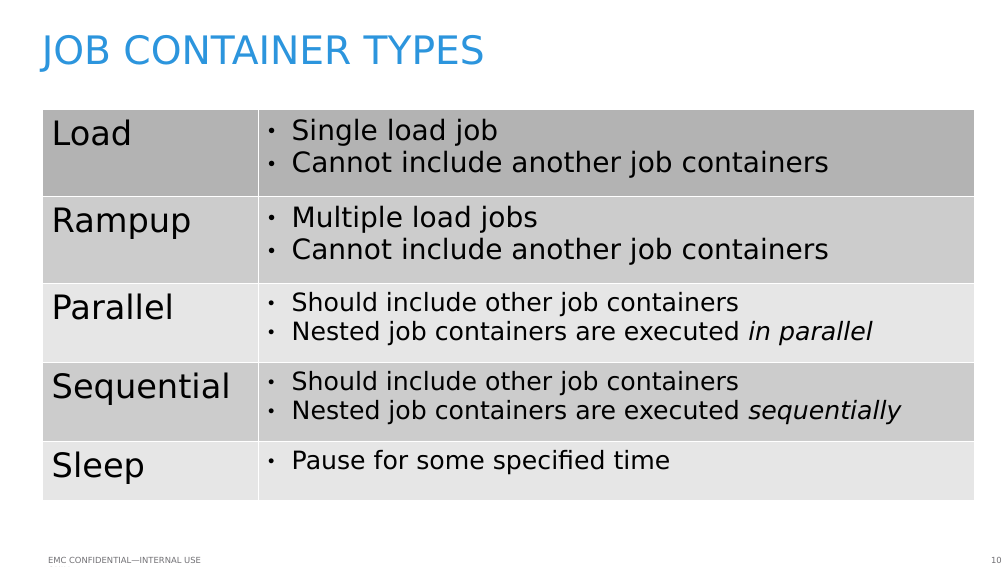
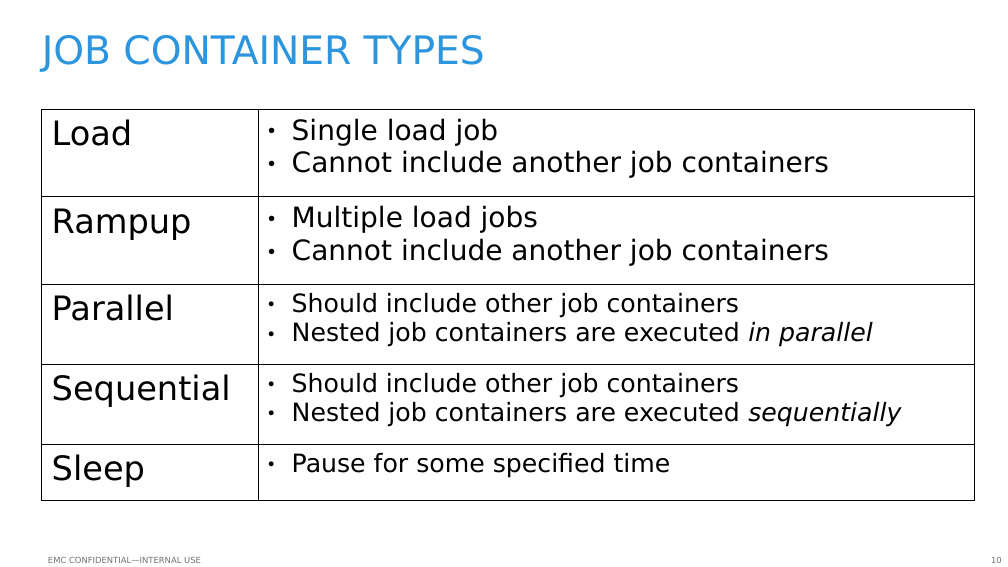
Before and after one commit to emc-mongoose/mongoose, a slide deck: slide 10 of doc/emcmongoosev2.odp. Drawn at 1008x567 pixels with LibreOffice and Linux fonts; fonts in the diff are those of the drawing; background and template pictures are left out. Boxes give left, top, right and bottom in pixels: in the first picture for what was removed or moved away, otherwise in the second. Text is boxed around its words. In the diff, an @@ line names an element or a change of style, - is before the commit and + after.

```diff
--- a/doc/emcmongoosev2.odp
+++ b/doc/emcmongoosev2.odp
@@ table at <box>41,109,974,500</box> @@
@@ fill #B3B3B3 to none in row 1 @@
@@ fill #CCCCCC to none in 4 cells @@
@@ fill #E6E6E6 to none in 4 cells @@
@@ borders changed @@
```
Also in this commit, not shown: 11 other slides changed, 1 slide added, 1 slide removed, 1 other file.
